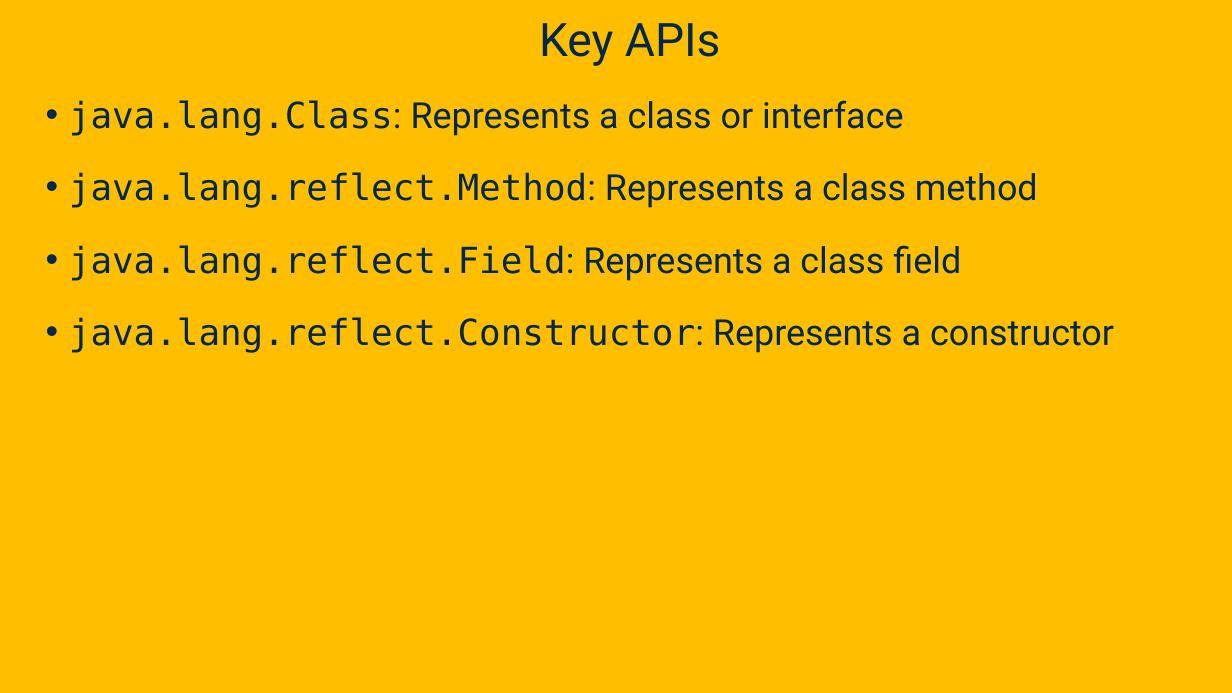
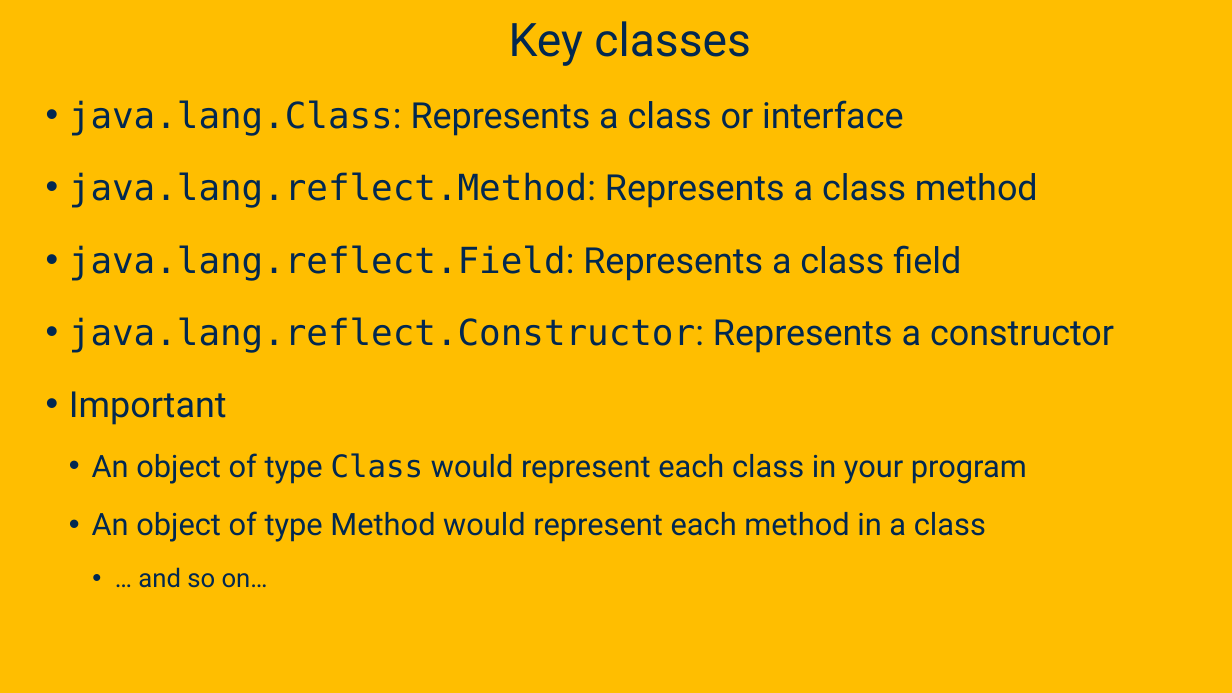
Before and after one commit to davsec-teaching/ECS160-Winter2025, a slide deck: slide 12 of slides/5_annotations_and_reflection.pptx (slide 9 before the commit). Drawn at 1232x693 pixels with LibreOffice and Linux fonts; fonts in the diff are those of the drawing; background and template pictures are left out. Boxes give left, top, right and bottom in pixels: in the first picture for what was removed or moved away, otherwise in the second. Text is boxed around its words. In the diff, an @@ line names an element or a change of style, - is before the commit and + after.

```diff
--- a/slides/5_annotations_and_reflection.pptx
+++ b/slides/5_annotations_and_reflection.pptx
@@ title at <box>509,21,750,66</box>: text changed @@
-Key APIs
+Key classes
@@ text at <box>69,391,1027,588</box>: paragraphs added @@
+• Important
+  • An object of type Class would represent each class in your program
+  • An object of type Method would represent each method in a class
+    • … and so on…
```
Also in this commit, not shown: 7 other slides changed, 18 slides added, 1 slide removed.
